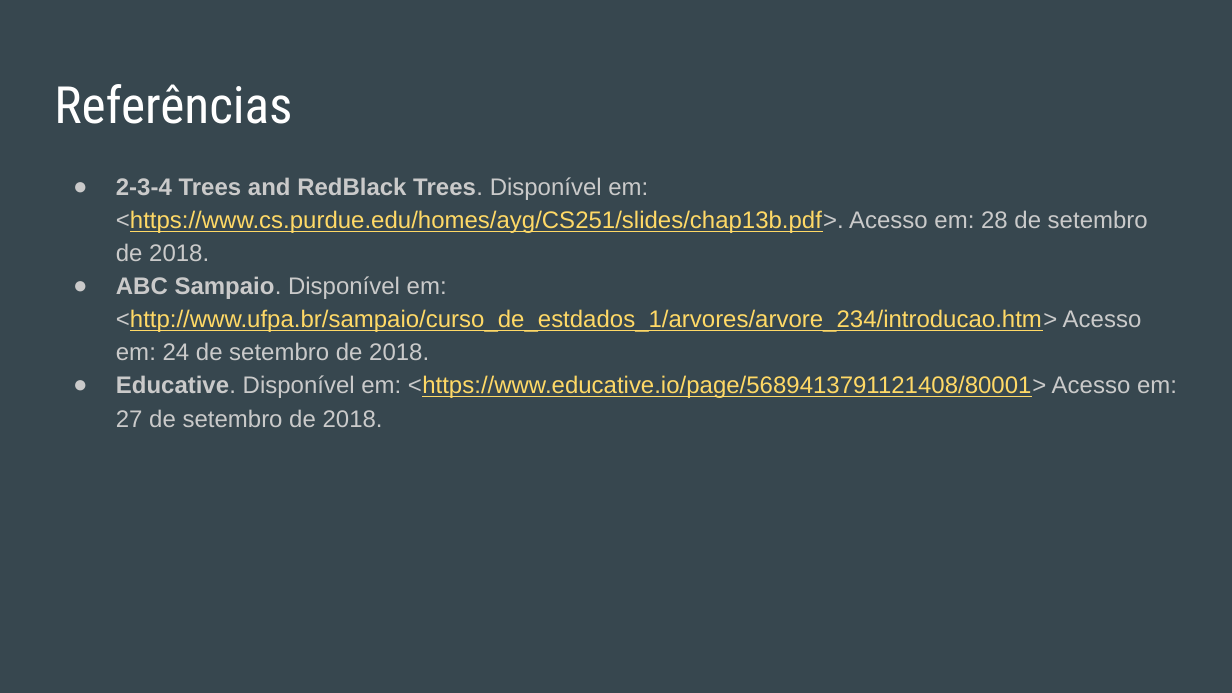
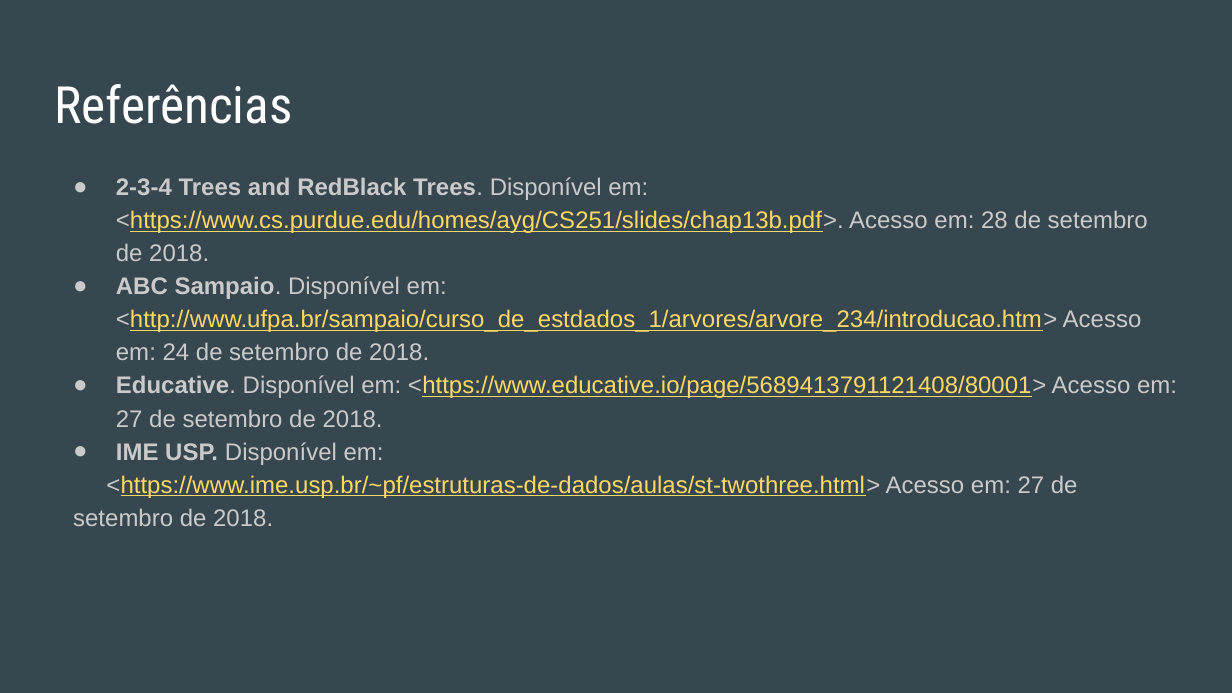
Before and after one commit to OsOperadores/ProjetoP2, a slide deck: slide 16 of Árvore 2-3-4/Árvore 2-3-4.pptx. Drawn at 1232x693 pixels with LibreOffice and Linux fonts; fonts in the diff are those of the drawing. Boxes give left, top, right and bottom in pixels: in the first picture for what was removed or moved away, otherwise in the second. Text is boxed around its words. In the diff, an @@ line names an element or a change of style, - is before the commit and + after.

```diff
--- a/Árvore 2-3-4/Árvore 2-3-4.pptx
+++ b/Árvore 2-3-4/Árvore 2-3-4.pptx
@@ text at <box>73,442,1078,526</box>: paragraphs added @@
+● IME USP. Disponível em:
+<https://www.ime.usp.br/~pf/estruturas-de-dados/aulas/st-twothree.html> Acesso em: 27 de setembro de 2018.
```
Also in this commit, not shown: 2 other slides changed, 5 other files.
